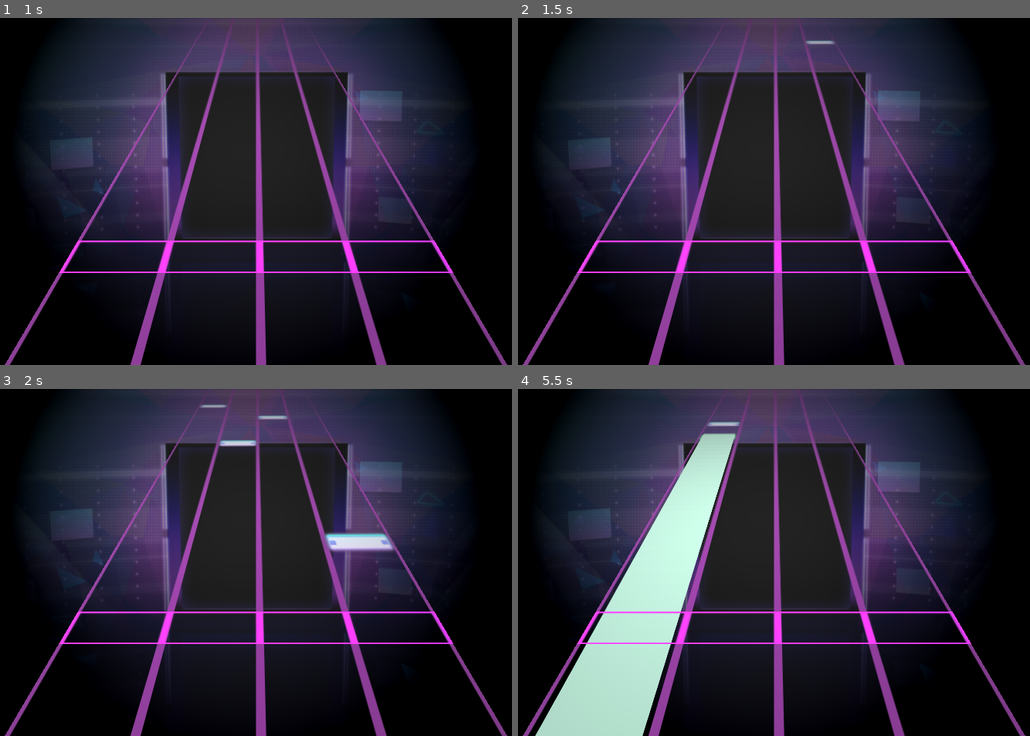
Above: before the commit, frames 1-4 (two rows, left to right).
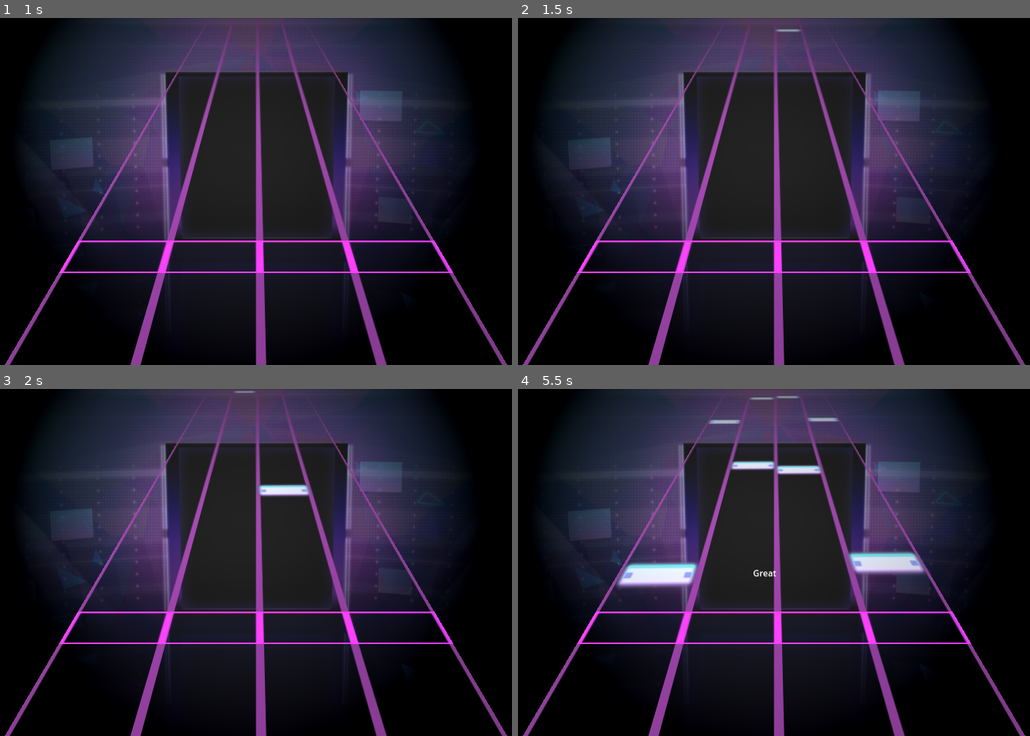
Above: after the commit, the same moments.

Repository: starexplorer21/RhythmHero
Game: Godot game, scene res://assets/RhythmGame.tscn
Same seed, same stepped clock (60 frames per second), same inputs: the game is played once before the commit and once after it.
Inputs:
- Up to frame 1 (1 s): tap Enter at 0.5 s; tap Q (lane1) at 0.6 s
- Up to frame 2 (1.5 s): tap Space at 1.25 s; tap W (lane2) at 1.35 s
- Up to frame 3 (2 s): no input
- Up to frame 4 (5.5 s): tap one key every 0.75 s from 2.1 s: O (lane3) P (lane4) Q (lane1) W (lane2) O (lane3)

Frame 1 is identical in both runs. In frame 2, 0.1% of the frame differs, in the area x 50-62%, y 3-8%; in frame 3, 1.3%; in frame 4, 14%, in the area x 3-80%, y 2-100%.

Commit message:
Small Bugfixes throughout the game
Small bugfixes throughout with the hold notes and began testing on Lower

Diff:
--- a/assets/hold_note_end.tscn
+++ b/assets/hold_note_end.tscn
@@ -2,9 +2,6 @@
 
 [ext_resource type="Texture2D" uid="uid://b3uun0uane2tp" path="res://resources/notes_long.png" id="1_5al8d"]
 [ext_resource type="Script" path="res://scripts/hold_note_end.gd" id="1_i0qn1"]
-
-[sub_resource type="BoxShape3D" id="BoxShape3D_61770"]
-size = Vector3(1.70757, 1, 0.520216)
 
 [sub_resource type="StandardMaterial3D" id="StandardMaterial3D_cpbp7"]
 transparency = 1
@@ -14,12 +11,11 @@
 [sub_resource type="PlaneMesh" id="PlaneMesh_7vbdv"]
 size = Vector2(2, 1)
 
+[sub_resource type="BoxShape3D" id="BoxShape3D_61770"]
+size = Vector3(1.70757, 1, 0.520216)
+
 [node name="hold_note_end" type="CharacterBody3D"]
 script = ExtResource("1_i0qn1")
-
-[node name="CollisionShape3D" type="CollisionShape3D" parent="."]
-transform = Transform3D(1, 0, 0, 0, 1, 0, 0, 0, 1, 0, 0, -0.00366551)
-shape = SubResource("BoxShape3D_61770")
 
 [node name="MeshInstance3D" type="MeshInstance3D" parent="."]
 transform = Transform3D(-1.24992, 0, -0.0140496, 0, 1.25, 0, 0.0140496, 0, -1.24992, 0, 0, 0)
--- a/global.gd
+++ b/global.gd
@@ -1,6 +1,6 @@
 extends Node
 
-var map = "Awake Now"
+var map = "Lower"
 
 # Called when the node enters the scene tree for the first time.
 func _ready():
--- a/scripts/GameManager.gd
+++ b/scripts/GameManager.gd
@@ -129,6 +129,7 @@
 	var lane_pointer = lane.size()-1
 	if lane.size()-1 < 0:
 		lane_pointer = -1
+
 	elif !is_instance_valid(lane[lane_pointer]):
 		lane.pop_back()
 		lane_pointer -= 1
@@ -143,17 +144,13 @@
 			if lane[lane_pointer].get_type() == "hold_start":
 				lane_is_held = true
 			else:
-				print(lane)
 				lane.pop_back()
-				print(lane)
 
 		if Input.is_action_just_released(laneHit) && lane_is_held:
-			print(lane[lane_pointer].get_judge())
+			$Control/RichTextLabel.text = lane[lane_pointer].get_judge()
 			lane[lane_pointer].release()
 			lane.pop_back()
 			lane_is_held = false
-			print("released")
-			print(lane)
 	if l == 1:
 		lane1_is_held = lane_is_held
 	elif l == 2:
